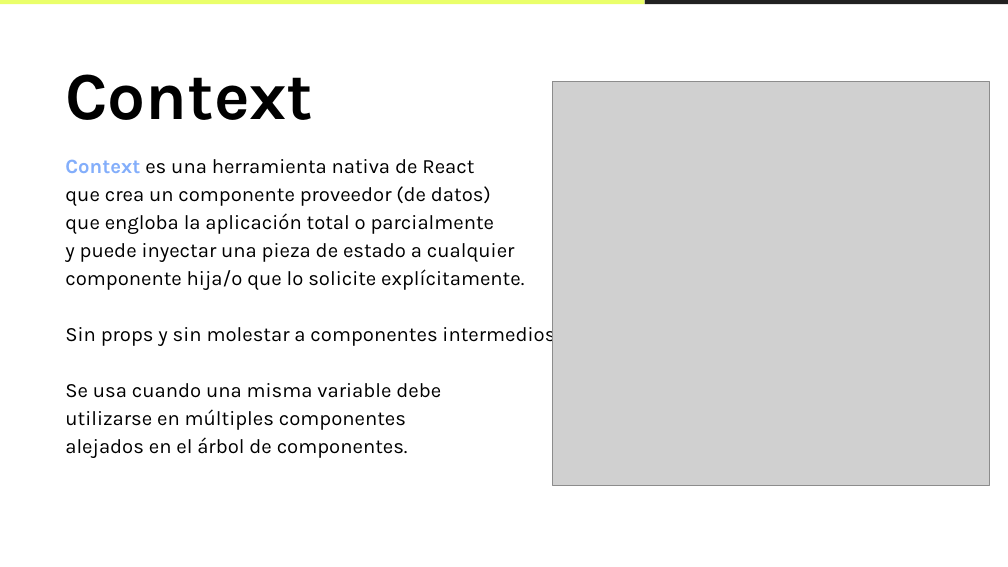
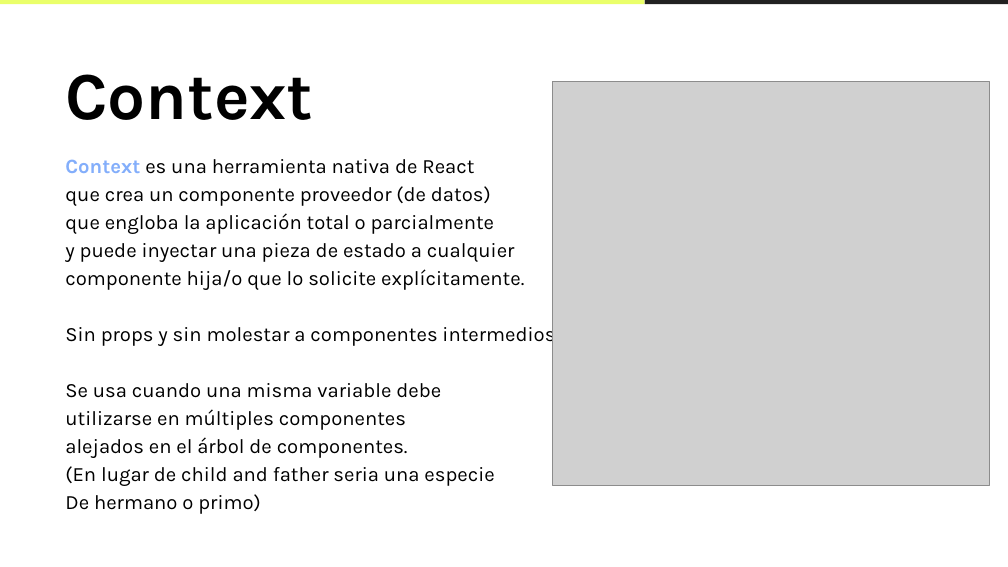
Before and after one commit to Arturogrottoli/Project-React-Js, a slide deck: slide 8 of Clase06/Unidad 6 - Clase en vivo.pptx. Drawn at 1008x567 pixels with LibreOffice and Linux fonts; fonts in the diff are those of the drawing; grey boxes stand for pictures; background and template pictures are left out. Boxes give left, top, right and bottom in pixels: in the first picture for what was removed or moved away, otherwise in the second. Text is boxed around its words. In the diff, an @@ line names an element or a change of style, - is before the commit and + after.

```diff
--- a/Clase06/Unidad 6 - Clase en vivo.pptx
+++ b/Clase06/Unidad 6 - Clase en vivo.pptx
@@ text at (65,437,494,514): text changed @@
-alejados en el árbol de componentes.
+alejados en el árbol de componentes.
+(En lugar de child and father seria una especie
+De hermano o primo)
```
Also in this commit, not shown: 3 other slides changed, 1 other file.
